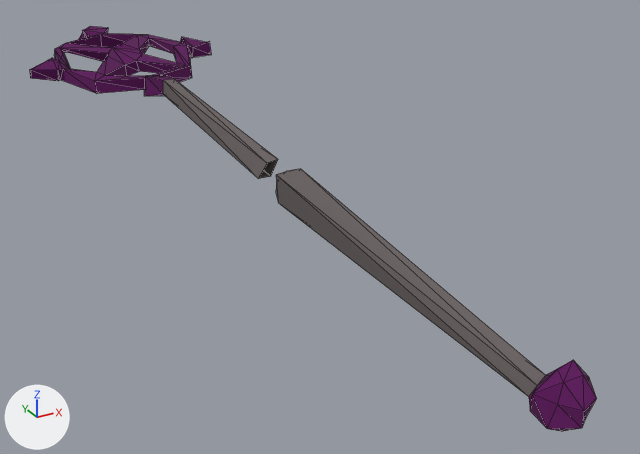
The glTF model models/player_ancient_staff.glb, before and after one commit.
Before and after are seen from a 50 mm lens placed at (-123.0, -243.0, 256.0), pointed at (-12.0, -41.0, 155.0). The axes (+X, +Y, +Z) are drawn at lower left. The lights are the same throughout. The first picture is the older version. Both versions are drawn at full value of the shape key '62' of 'Mesh_0'; the numbers are the values there. Mesh edges are drawn as thin lines. Vertices at exactly the same position are counted once.
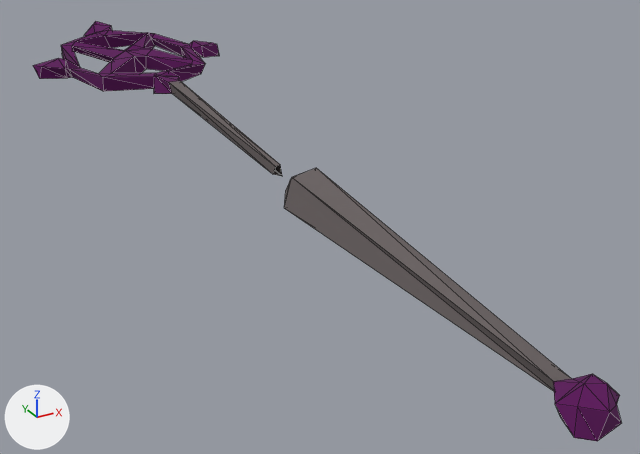
The edits, one by one:
me_mesh_0 is used by ob_mesh_0; location (23.1, -25.9, 130.3); scale (529.0, 529.0, 529.0).
me_mesh_0 had 132 vertices, 268 faces and spanned x -0.169..-0.039, y -0.222..0.244, z 0.032..0.112.
me_mesh_0 now has 132 vertices, 268 faces and spans x -0.083..0.041, y -0.253..0.189, z 0.114..0.193.
me_mesh_0 part 1: 132 of 132 vertices moved; they spanned x -0.169..-0.039, y -0.222..0.244, z 0.032..0.112 and now span x -0.083..0.041, y -0.253..0.189, z 0.114..0.193; mean shift (0.083, -0.048, 0.08).
Object 'Mesh_0' (ob_mesh_0) moves from (23.1, -25.9, 130.3) to (-19.1, -6.8, 84.2).
Object 'Mesh_0' (ob_mesh_0) is rescaled from (529.0, 529.0, 529.0) to (558.0, 558.0, 558.0).

Location of each change, (x1, y1, x2, y2) in pixels of the pictures (640 x 454 px):
'Mesh_0', reshaped, moved, rescaled: before (30, 26, 597, 431); after (33, 21, 621, 441)
